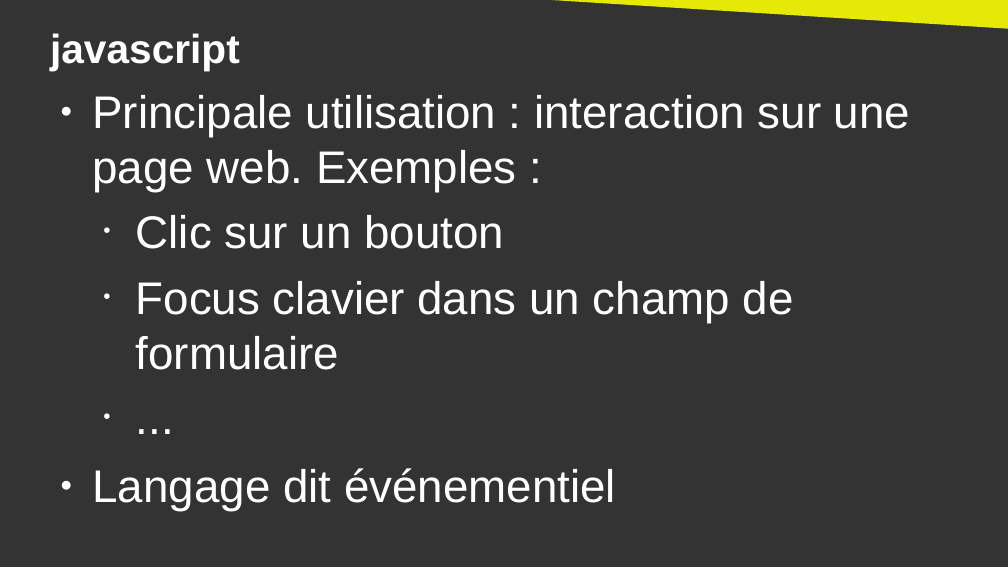
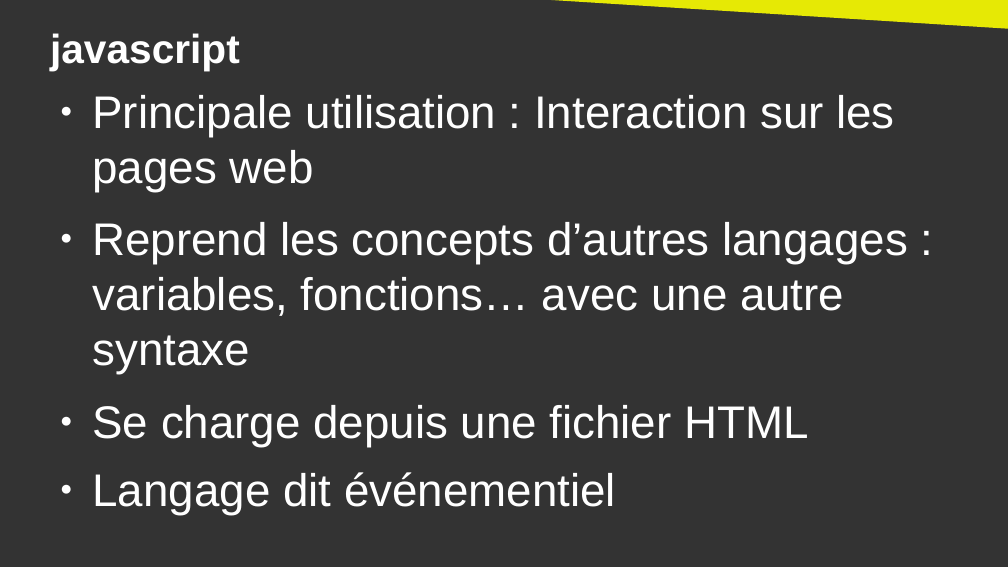
Before and after one commit to DanYellow/cours, a slide deck: slide 4 of integration-web-s2/travaux-pratiques/numero-5/presentation.odp. Drawn at 1008x567 pixels with LibreOffice and Linux fonts; fonts in the diff are those of the drawing. Boxes give left, top, right and bottom in pixels: in the first picture for what was removed or moved away, otherwise in the second. Text is boxed around its words. In the diff, an @@ line names an element or a change of style, - is before the commit and + after.

```diff
--- a/integration-web-s2/travaux-pratiques/numero-5/presentation.odp
+++ b/integration-web-s2/travaux-pratiques/numero-5/presentation.odp
@@ text at (x1=93, y1=95, x2=908, y2=447): text changed @@
-● Principale utilisation : interaction sur une page web. Exemples :
-  • Clic sur un bouton
-  • Focus clavier dans un champ de formulaire
-  • ...
+● Principale utilisation : Interaction sur les pages web
+● Reprend les concepts d’autres langages : variables, fonctions… avec une autre syntaxe
+● Se charge depuis une fichier HTML
```
Also in this commit, not shown: 31 other slides changed, 7 slides added, 3 slides removed, 6 other files.
